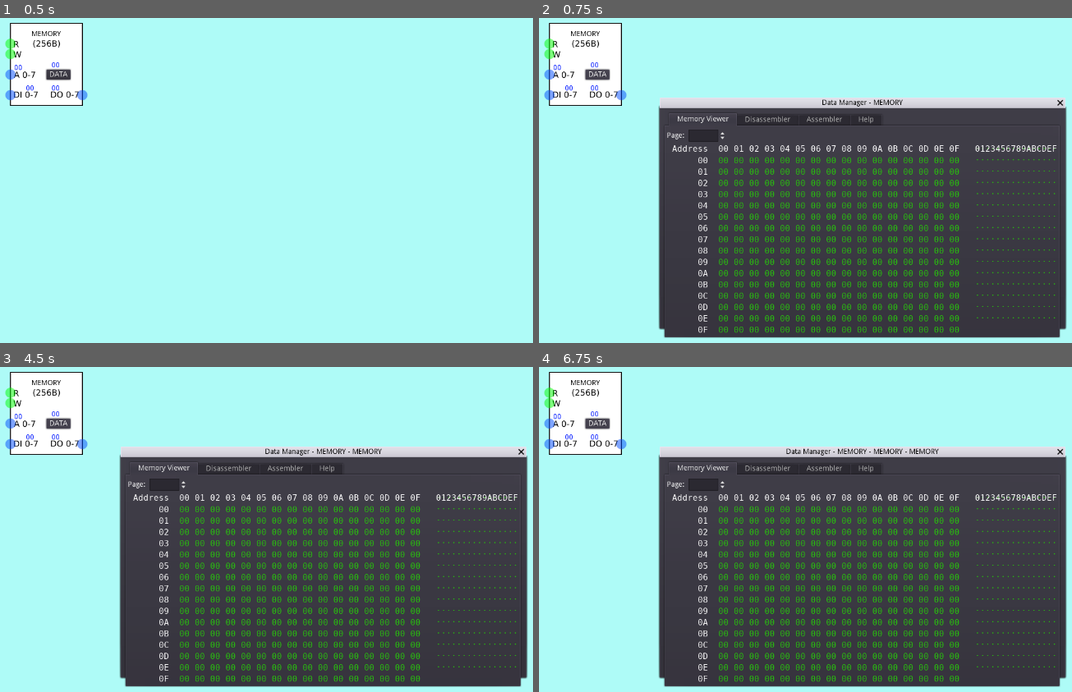
Above: before the commit, frames 1-4 (two rows, left to right).
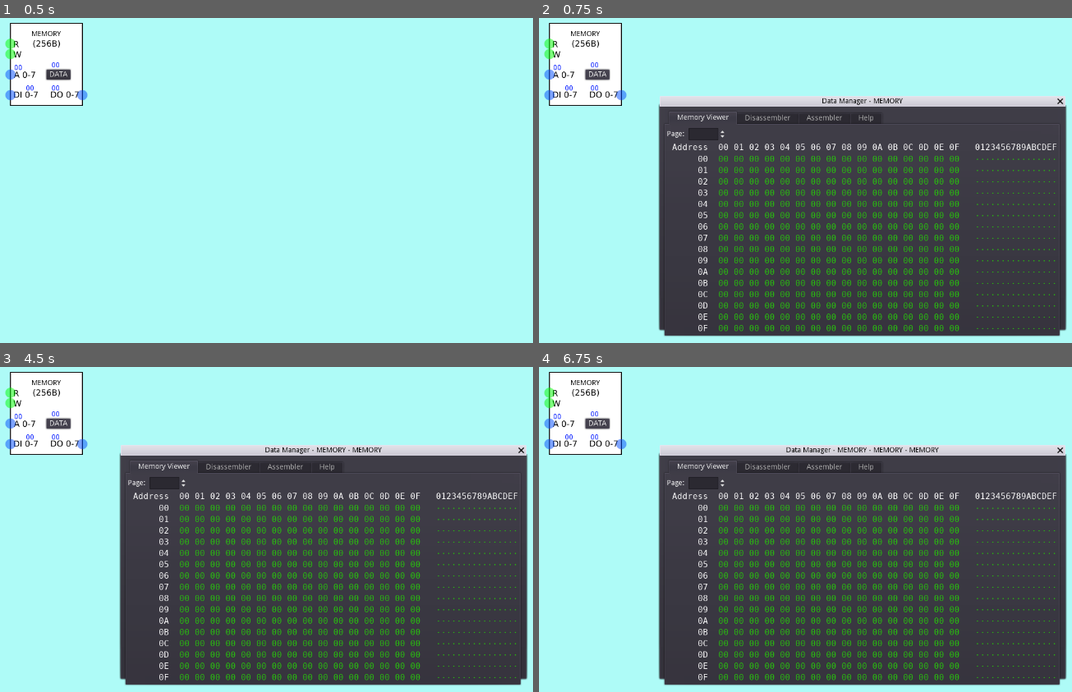
Above: after the commit, the same moments.

Repository: andrew-wilkes/digital-logic
Game: Godot game, scene res://parts/blocks/Memory.tscn
The game is run twice, just before and just after one commit, with the same random seed, the same clock (stepped at 60 frames per second) and the same inputs. This scene is started directly instead of the project's main scene.
Inputs:
- Up to frame 1 (0.5 s): no input
- Up to frame 2 (0.75 s): click "DATA" at 0.5 s
- Up to frame 3 (4.5 s): click "MEMORY" at 1.25 s; click "OK" at 2 s; click "MEMORY" at 2.75 s; click "OK" at 3.5 s; click "DATA" at 4.25 s
- Up to frame 4 (6.75 s): click "MEMORY" at 5 s; click "OK" at 5.75 s; click "DATA" at 6.5 s

Frame 1 is identical in both runs. In frame 2, 10% of the frame differs, in the area x 22-99%, y 23-99%; in frame 3, 10%; in frame 4, 10%.

Commit message:
Add paging

Diff:
--- a/game/g.gd
+++ b/game/g.gd
@@ -138,7 +138,7 @@
 	label.text = "%02X" % value
 
 
-func clear_memory(mem_size = 256):
+func clear_memory(mem_size = 256, offset = 0):
 	mem.resize(mem_size)
-	for a in mem_size:
+	for a in range(offset, mem_size):
 		mem[a] = 0
--- a/game/panels/DataHelp.tscn
+++ b/game/panels/DataHelp.tscn
@@ -55,12 +55,14 @@
 [LABEL] : A,B,C [# COMMENT]
 [LABEL] : A B C [# COMMENT][/code]
 [LABEL] : \"string\"
+> address
 
 where optional items are in brackets.
 Integers may range from -128 through zero to 255.
 A, B, C, and LABEL are labels that reference memory locations.
 A, B, and C may be replaced by integers.
 Add + characters to reference the bytes ahead of the label position e.g. label++ for the address 2 bytes ahead.
+> address relocates the compiler to an address ahead of the current address
 
 Example: [code]
 # Add a to b
@@ -104,12 +106,14 @@
 [LABEL] : A,B,C [# COMMENT]
 [LABEL] : A B C [# COMMENT]
 [LABEL] : \"string\"
+> address
 
 where optional items are in brackets.
 Integers may range from -128 through zero to 255.
 A, B, C, and LABEL are labels that reference memory locations.
 A, B, and C may be replaced by integers.
 Add + characters to reference the bytes ahead of the label position e.g. label++ for the address 2 bytes ahead.
+> address relocates the compiler to an address ahead of the current address
 
 Example:
 # Add a to b
--- a/game/panels/DataManager.gd
+++ b/game/panels/DataManager.gd
@@ -1,11 +1,8 @@
 extends WindowDialog
-
-var testing = false
 
 func _ready():
 	$Tabs.set_tab_title(0, "Memory Viewer")
 	if get_parent().name == "root":
-		testing = true
 		g.clear_memory()
 		open()
 
@@ -14,15 +11,16 @@
 	if title != "":
 		window_title += " - " + title
 	g.max_page = int(g.mem.size() / 256) - 1
-	call_deferred("popup_centered", Vector2(790, 430))
-	$Tabs/MemoryViewer.start(testing)
+	call_deferred("popup_centered", Vector2(790, 435))
+	$Tabs/MemoryViewer.start(false)
 	$Tabs/Disassembler.load_memory()
 	$Tabs/Assembler.set_src(title)
 
 
 func _on_Assembler_compile():
 	$Tabs.set_current_tab(1)
-	$Tabs/Disassembler.compile()
+	$Tabs/Disassembler.compile_and_update()
+	$Tabs/MemoryViewer/VBox/PageSelector.set_max_page()
 
 
 func _on_Disassembler_code_error(msg, line_num):
@@ -33,3 +31,11 @@
 func _on_Disassembler_edit_source(line_num):
 	$Tabs.set_current_tab(2)
 	$Tabs/Assembler.highlight_line(line_num)
+
+
+func _on_Tabs_tab_changed(tab):
+	match tab:
+		0:
+			$Tabs/MemoryViewer.update_state()
+		1:
+			$Tabs/Disassembler.update_state()
--- a/game/panels/DataManager.tscn
+++ b/game/panels/DataManager.tscn
@@ -57,6 +57,7 @@
 margin_top = 32.0
 margin_right = -4.0
 margin_bottom = -4.0
+[connection signal="tab_changed" from="Tabs" to="." method="_on_Tabs_tab_changed"]
 [connection signal="code_error" from="Tabs/Disassembler" to="." method="_on_Disassembler_code_error"]
 [connection signal="edit_source" from="Tabs/Disassembler" to="." method="_on_Disassembler_edit_source"]
 [connection signal="compile" from="Tabs/Assembler" to="." method="_on_Assembler_compile"]
--- a/game/panels/Disassembler.gd
+++ b/game/panels/Disassembler.gd
@@ -16,12 +16,20 @@
 	init_lines(256)
 	if get_parent().name == "root":
 		$BG.show()
-		g.src = "START: DEST, DEST, ADD\nADD: SRC, TEMP, NEXT\nNEXT: TEMP, DEST, CONT\nCONT: CONT, CONT, CONT\nTEMP:0\nSRC:2\nDEST:3\n:\" abcdefg\"\nX:0 0 X"
+		load_test_src()
 		g.clear_memory()
 		load_memory()
 	else:
 		$BG.hide()
 	set_pc(0)
+
+
+func load_test_src():
+	g.src = "START: DEST, DEST, ADD\nADD: SRC, TEMP, NEXT\nNEXT: TEMP, DEST, CONT\nCONT: CONT, CONT, CONT\nTEMP:0\nSRC:2\nDEST:3\n>524\n:\" abcdefg\"\nX:0 0 X"
+
+
+func update_state():
+	$VBox/HBox/PageSelector/Page.value = g.page
 
 
 func init_lines(num_lines):
@@ -44,6 +52,7 @@
 
 
 func load_memory():
+	g.clear_memory()
 	var addr = 0
 	for loc in locs.get_children():
 		var label = loc.get_node("SRC")
@@ -51,9 +60,13 @@
 		label.editable = true
 		label.line_number = 0
 		addr += 1
+	compile_and_update()
+
+
+func compile_and_update():
 	compile()
-	for a in data.size():
-		set_label_values(a)
+	data_to_memory()
+	update_page_of_values()
 
 
 func compile():
@@ -69,7 +82,15 @@
 	for line in src.split("\n"):
 		line_num += 1
 		line.lstrip(" ")
-		if line.length() > 0 and line[0] != "#":
+		if line.length() > 1 and line[0] == '>':
+			var n = line.right(1).dedent()
+			if n.is_valid_integer() and int(n) > addr:
+				addr = int(n)
+				check_mem_size(addr)
+				lines.append({"code": line, "number": line_num})
+			else:
+				show_msg("Error on line %d: %s (invalid jump)" % [line_num, line], line_num)
+		elif line.length() > 0 and line[0] != "#":
 			var i = line.find(":")
 			if i < 0:
 				show_msg("Error on line %d: %s" % [line_num, line], line_num)
@@ -84,7 +105,7 @@
 				if end < 1:
 					end = line.length()
 				if end - i < 2:
-					show_msg("Error on line %d: %s (too short)" % [line_num, line], line_num)
+					show_msg("Error on line %d: %s (too short)" % [line_num, line])
 					return
 				line = line.substr(i + 1, end - 1)
 				lines.append({"code": line, "number": line_num})
@@ -111,6 +132,9 @@
 					set_values(addr, ord(ch), line.number, ch, txt)
 					txt = ""
 					addr = inc_addr(addr)
+		elif a[0] == '>':
+			var n = a.right(1).dedent()
+			addr = int(n)
 		else:
 			if set_int_or_get_value(labels, a, addr, line.number, code.pop_front()):
 				return
@@ -128,6 +152,12 @@
 			elif set_int_or_get_value(labels, c, addr, line.number):
 				return
 			addr = inc_addr(addr)
+
+
+func data_to_memory():
+	check_mem_size(data.size())
+	for a in data.size():
+		g.mem[a] = data[a].v
 
 
 func set_int_or_get_value(labels, token, addr, line_number, txt = ""):
@@ -146,24 +176,46 @@
 	return error
 
 
-func set_values(_addr, v, line_number = 0, token = "", txt = ""):
+func set_values(addr, v, line_number = 0, token = "", txt = ""):
+	var size_diff = addr - data.size()
+	if size_diff > 0:
+		for n in size_diff:
+			data.append({"v": 0, "ln": 0, "token": "", "txt": ""})
 	if txt == null:
 		txt = ""
 	data.append({"v": v, "ln": line_number, "token": token, "txt": txt})
 
 
-func set_label_values(addr):
+func update_page_of_values():
+	var offset = g.page * 256
+	for n in 256:
+		set_label_values(n + offset, offset)
+
+
+func set_label_values(addr, offset):
+	var size_diff = addr - data.size() + 1
+	if  size_diff > 0 :
+		for n in size_diff:
+			set_values(0, 0, "0", "")
 	var d = data[addr]
-	var label = locs.get_child(addr).get_node("SRC")
+	var label = locs.get_child(addr - offset).get_node("SRC")
 	label.set_values(d.v, d.token, d.txt)
 	label.editable = d.txt.empty()
 	label.line_number = d.ln
-	if addr < g.mem.size():
-		g.mem[addr] = d.v
+
+
+func check_mem_size(addr):
+	var msize = g.mem.size()
+	if addr >= msize:
+		var new_mem_size = int(addr / 256) * 256 + 256
+		g.clear_memory(new_mem_size, msize)
+		g.max_page = int(new_mem_size / 256) - 1
+		$VBox/HBox/PageSelector.set_max_page()
 
 
 func get_next_token():
 	var txt = line_text.dedent().replace(",", " ")
+	txt = txt.replace("> ", ">")
 	var t = txt
 	var delim = " "
 	if t[0] == '"':
@@ -295,3 +347,8 @@
 		add += 1
 		a = get_byte_addr(add, n - 1, a)
 	return a
+
+
+
+func _on_PageSelector_page_changed():
+	update_page_of_values()
--- a/game/panels/Disassembler.tscn
+++ b/game/panels/Disassembler.tscn
@@ -1,7 +1,8 @@
-[gd_scene load_steps=3 format=2]
+[gd_scene load_steps=4 format=2]
 
 [ext_resource path="res://panels/Disassembler.gd" type="Script" id=1]
 [ext_resource path="res://panels/DataSrcLabel.tscn" type="PackedScene" id=2]
+[ext_resource path="res://panels/PageSelector.tscn" type="PackedScene" id=3]
 
 [node name="Disassembler" type="MarginContainer"]
 anchor_right = 1.0
@@ -35,56 +36,60 @@
 
 [node name="HBox" type="HBoxContainer" parent="VBox"]
 margin_right = 580.0
-margin_bottom = 20.0
+margin_bottom = 24.0
 
 [node name="PC" type="Label" parent="VBox/HBox"]
-margin_top = 3.0
+margin_top = 5.0
 margin_right = 24.0
-margin_bottom = 17.0
+margin_bottom = 19.0
 text = "PC: "
 
 [node name="PCV" type="Label" parent="VBox/HBox"]
 modulate = Color( 1, 0, 0, 1 )
 margin_left = 28.0
-margin_top = 3.0
+margin_top = 5.0
 margin_right = 44.0
-margin_bottom = 17.0
+margin_bottom = 19.0
 text = "00"
 
+[node name="PageSelector" parent="VBox/HBox" instance=ExtResource( 3 )]
+margin_left = 48.0
+margin_right = 164.0
+
 [node name="Control" type="Control" parent="VBox/HBox"]
-margin_left = 48.0
+margin_left = 168.0
 margin_right = 444.0
-margin_bottom = 20.0
+margin_bottom = 24.0
 size_flags_horizontal = 3
 
 [node name="Run" type="Button" parent="VBox/HBox"]
 margin_left = 448.0
 margin_right = 484.0
-margin_bottom = 20.0
+margin_bottom = 24.0
 text = "Run"
 
 [node name="Step" type="Button" parent="VBox/HBox"]
 margin_left = 488.0
 margin_right = 528.0
-margin_bottom = 20.0
+margin_bottom = 24.0
 text = "Step"
 
 [node name="Reset" type="Button" parent="VBox/HBox"]
 margin_left = 532.0
 margin_right = 580.0
-margin_bottom = 20.0
+margin_bottom = 24.0
 text = "Reset"
 
 [node name="VSpacer" type="Control" parent="VBox"]
-margin_top = 24.0
+margin_top = 28.0
 margin_right = 580.0
-margin_bottom = 34.0
+margin_bottom = 38.0
 rect_min_size = Vector2( 0, 10 )
 
 [node name="Header" type="HBoxContainer" parent="VBox"]
-margin_top = 38.0
+margin_top = 42.0
 margin_right = 580.0
-margin_bottom = 52.0
+margin_bottom = 56.0
 
 [node name="Label" type="Label" parent="VBox/Header"]
 margin_right = 219.0
@@ -92,7 +97,7 @@
 text = "Address  Data  Value  Source Code"
 
 [node name="SC" type="ScrollContainer" parent="VBox"]
-margin_top = 56.0
+margin_top = 60.0
 margin_right = 580.0
 margin_bottom = 510.0
 rect_min_size = Vector2( 0, 200 )
@@ -101,7 +106,7 @@
 
 [node name="LOCS" type="VBoxContainer" parent="VBox/SC"]
 margin_right = 580.0
-margin_bottom = 454.0
+margin_bottom = 450.0
 size_flags_horizontal = 3
 size_flags_vertical = 3
 custom_constants/separation = 5
@@ -124,6 +129,7 @@
 margin_left = 60.0
 margin_right = 60.0
 margin_bottom = 14.0
+[connection signal="page_changed" from="VBox/HBox/PageSelector" to="." method="_on_PageSelector_page_changed"]
 [connection signal="button_down" from="VBox/HBox/Run" to="." method="_on_Run_button_down"]
 [connection signal="button_down" from="VBox/HBox/Step" to="." method="_on_Step_button_down"]
 [connection signal="button_down" from="VBox/HBox/Reset" to="." method="_on_Reset_button_down"]
--- a/game/panels/MemoryViewer.gd
+++ b/game/panels/MemoryViewer.gd
@@ -10,6 +10,10 @@
 func _ready():
 	if get_parent().name == "root":
 		start(true)
+
+
+func update_state():
+	$VBox/PageSelector/Page.value = g.page
 
 
 func start(_test = false):
@@ -35,19 +39,23 @@
 func set_rand_data():
 	g.mem.clear()
 	for i in 256:
-		var v = randi() % 0xff
+		var v = randi() % 0xffff
 		g.mem.append(v)
 
 
 func _draw():
 	if draw_chrs:
 		var c_pos
-		var c_origin = $VBox/HBox/VBox3.rect_position + Vector2(0, 38)
+		var c_origin = $VBox/HBox/VBox3.rect_position + Vector2(0, 62)
 		var x = 0
 		var y = 0
-		for n in g.mem:
+		var n
+		for i in 256:
+			var a = i + g.page * 256
+			if a < g.mem.size():
+				n = g.mem[a]
 			c_pos = c_origin + Vector2(x * CHR_SIZE.x, y * CHR_SIZE.y)
-			var ch = "." if n < 32 else char(n)
+			var ch = "." if n < 32 or n > 255 else char(n)
 			# warning-ignore:return_value_discarded
 			draw_char(m_font, c_pos, ch, "", font_col)
 			x += 1
@@ -61,7 +69,9 @@
 	for i in n:
 		var v = i
 		if from_mem:
-			v = g.mem[i + g.page * 256]
+			var a = i + g.page * 256
+			if a < g.mem.size():
+				v = g.mem[a] % 0xff
 		sr.append(_fmt % v)
 	return sr.join(_chr)
 
--- a/game/panels/PageSelector.gd
+++ b/game/panels/PageSelector.gd
@@ -3,6 +3,10 @@
 signal page_changed
 
 func _ready():
+	set_max_page()
+
+
+func set_max_page():
 	$Page.max_value = g.max_page
 
 
